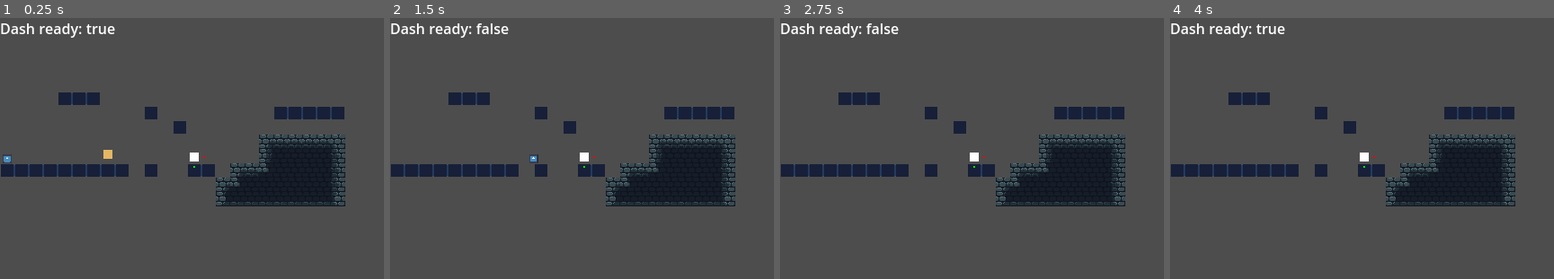
Above: before the commit, frames 1-4 (left to right).
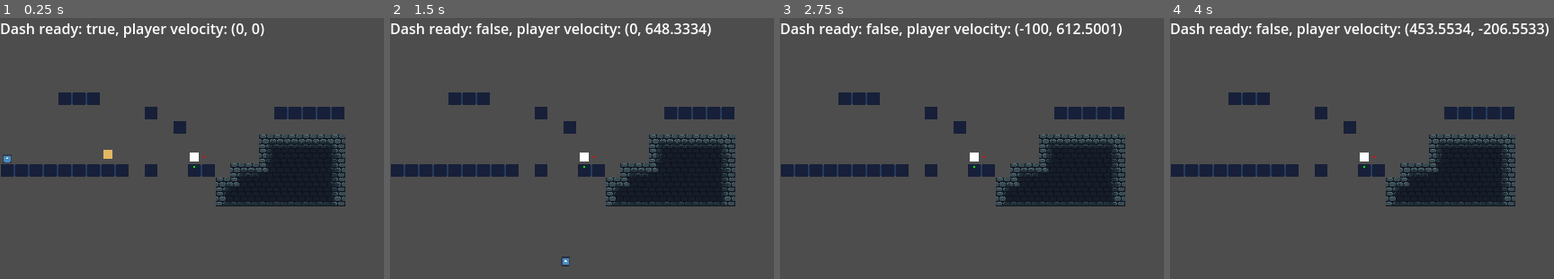
Above: after the commit, the same moments.

Repository: Robocraft999/ScalesToScale
Game: Godot game, scene res://scenes/root.tscn
The game is run twice, just before and just after one commit, with the same random seed, the same clock (stepped at 60 frames per second) and the same inputs. The engine's default icon, where the game draws it, is replaced by a stand-in: a white triangle on a blue panel in a dark square.
Inputs (mouse positions are in pixels of both pictures, inside the frame that each line leads up to):
- Up to frame 1 (0.25 s): no input
- Up to frame 2 (1.5 s): tap Enter at 0.5 s; move the mouse to (outside the picture) at 0.52 s; hold D (move_right) 0.53-1.25 s; hold Shift (dash) 0.53-1.25 s; click (outside the picture) at 0.67 s; tap Space (jump) at 0.77 s; drag from (562, 195) to (647, 245) at 1.27 s
- Up to frame 3 (2.75 s): move the mouse to (1125, 109) at 2.02 s; press the mouse at (1125, 109) at 2.03 s; hold A (move_left) from 2.03 s (still down); tap Shift (dash) at 2.3 s
- Up to frame 4 (4 s): release A (move_left) at 2.75 s; release the mouse at (1515, 109) at 2.75 s; drag from (1427, 245) to (1285, 130) at 2.77 s; move the mouse to (outside the picture) at 3.52 s; hold D (move_right) from 3.53 s (still down); hold Shift (dash) from 3.53 s (still down); tap Space (jump) at 3.77 s

The runs differ from the first frame. In frame 1, 0.7% of the frame differs, in the area x 30-69%, y 2-8%; in frame 2, 1.1%; in frame 3, 1.0%; in frame 4, 1.5%, in the area x 22-99%, y 2-8%.

Commit message:
Fixed vertical jump

Diff:
--- a/scripts/player.gd
+++ b/scripts/player.gd
@@ -16,7 +16,7 @@
 @export var DASH_DURATION_MILLIS := 250
 @export var DASH_REFRESH_MILLIS  := 1500
 # Distance traveled in total
-@export var DASH_VELOCITY        := 300
+@export var DASH_VELOCITY        := 500
 
 # msec ticks at which the jump was last buffered
 var jump_buffer_time  := 0
@@ -28,11 +28,20 @@
 var dash_start_time   := 0
 var active_dash_direction := Vector2.ZERO
 
+func dash_time_since_started():
+	return Time.get_ticks_msec() - dash_start_time
+
+func dash_active_time_remaining():
+	return DASH_DURATION_MILLIS - dash_time_since_started() if is_dash_active() else 0
+
+func dash_timeout_remaining():
+	return 0 if is_dash_ready() else DASH_REFRESH_MILLIS - dash_time_since_started()
+
 func is_dash_ready():
 	return Time.get_ticks_msec() - dash_start_time > DASH_REFRESH_MILLIS
 
 func is_dash_active():
-	return Time.get_ticks_msec() - dash_start_time <= DASH_DURATION_MILLIS
+	return Time.get_ticks_msec() - dash_start_time < DASH_DURATION_MILLIS
 
 func get_actual_gravity() -> Vector2:
 	if velocity.y < 0:
@@ -67,17 +76,20 @@
 	pass
 
 func _physics_dash() -> void:
-	if is_dash_ready() and Input.is_action_just_pressed("dash"):
-		dash_start_time = Time.get_ticks_msec()
+	if is_dash_ready() and Input.is_action_pressed("dash"):
 		var direction_x = Input.get_axis("move_left", "move_right")
 		# TODO: Dash downwards
 		var direction_y = -1 if Input.is_action_pressed("jump") else 0
 
 		active_dash_direction = Vector2(direction_x, direction_y).normalized()
+
+		if active_dash_direction != Vector2.ZERO:
+			dash_start_time = Time.get_ticks_msec()
+			velocity.y = active_dash_direction.y * DASH_VELOCITY
 		pass
 
 	if is_dash_active():
-		velocity += active_dash_direction * DASH_VELOCITY
+		velocity.x += active_dash_direction.x * DASH_VELOCITY
 	pass
 
 func _physics_process(delta: float) -> void:
--- a/scripts/test.gd
+++ b/scripts/test.gd
@@ -8,4 +8,4 @@
 
 # Called every frame. 'delta' is the elapsed time since the previous frame.
 func _process(delta: float) -> void:
-	$Label.text = "Dash ready: %s" % str($Player.is_dash_ready())
+	$Label.text = "Dash ready: %s, player velocity: %s" % [str($Player.is_dash_ready()), $Player.velocity]
